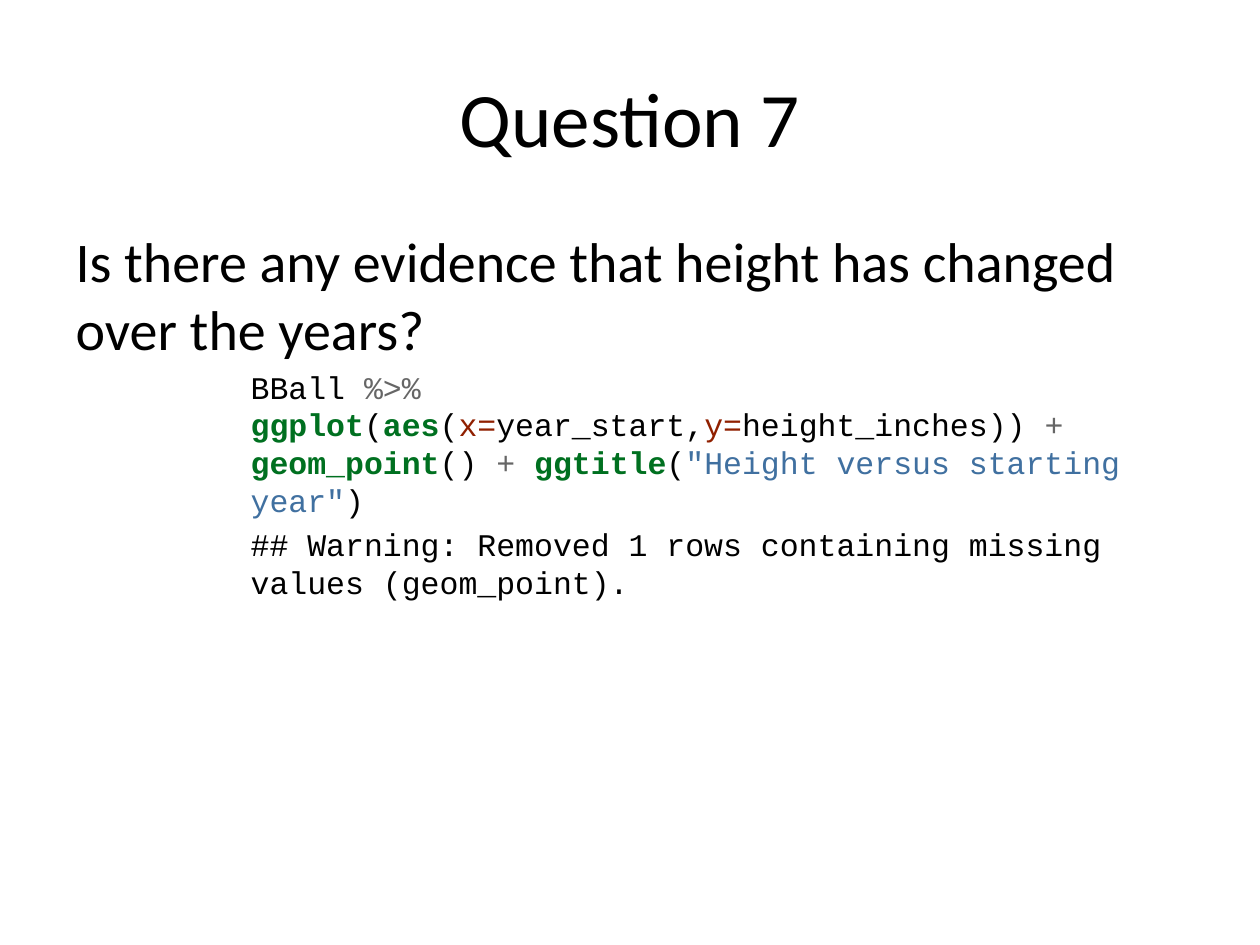
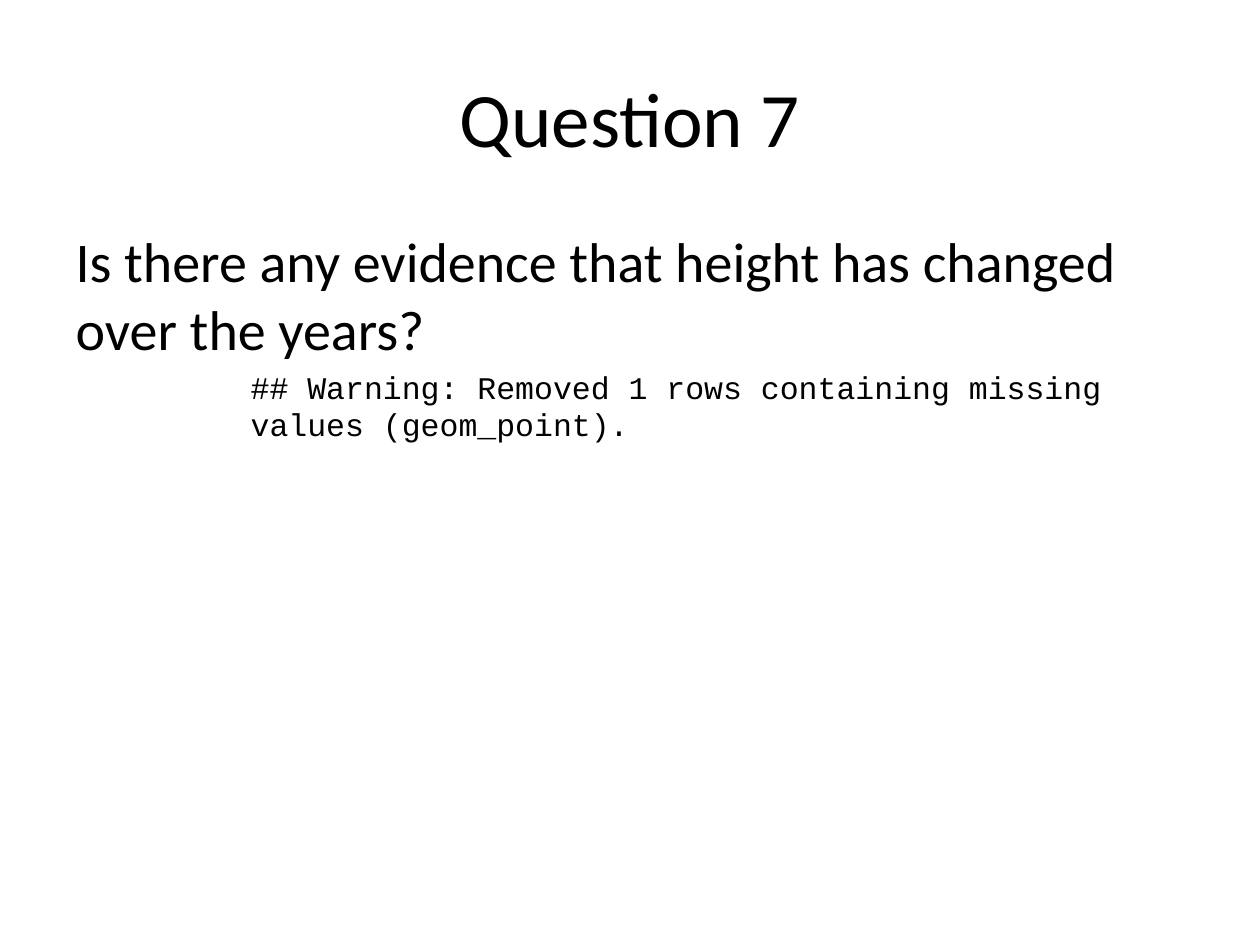
Before and after one commit to rmpalmer/MDS-6306-Doing-Data-Science-Fall-2019, a slide deck: slide 12 of Unit 2/Richard_Palmer_LiveSession_2.pptx (slide 15 before the commit). Drawn at 1260x945 pixels with LibreOffice and Linux fonts; fonts in the diff are those of the drawing. Boxes give left, top, right and bottom in pixels: in the first picture for what was removed or moved away, otherwise in the second. Text is boxed around its words. In the diff, an @@ line names an element or a change of style, - is before the commit and + after.

```diff
--- a/Unit 2/Richard_Palmer_LiveSession_2.pptx
+++ b/Unit 2/Richard_Palmer_LiveSession_2.pptx
@@ text at [251,376,1120,519]: paragraph removed @@
-BBall %>% ggplot(aes(x=year_start,y=height_inches)) + geom_point() + ggtitle("Height versus starting year")
```
Also in this commit, not shown: 8 other slides changed, 2 slides added, 6 slides removed, 1 other file.
